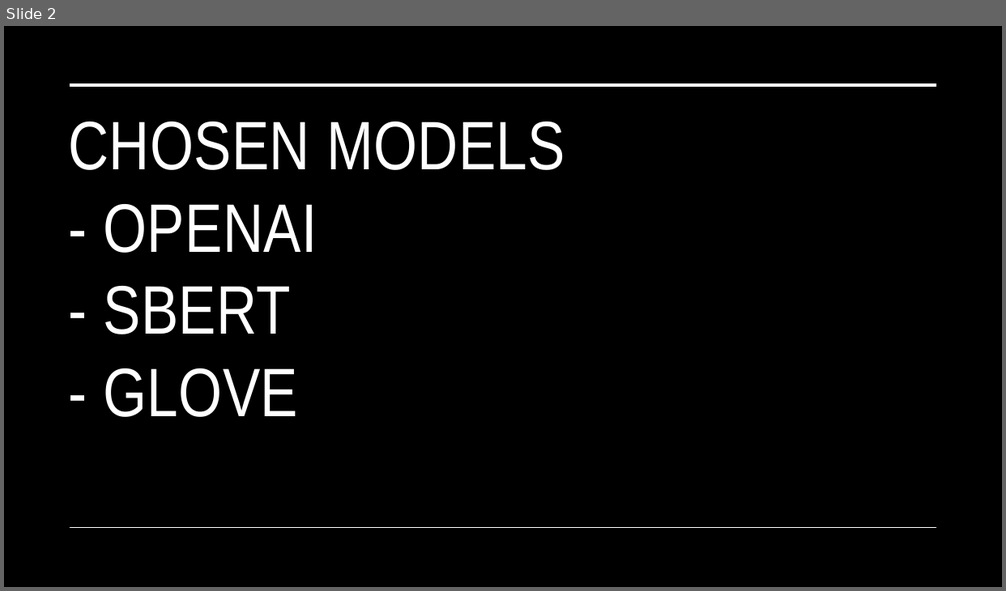
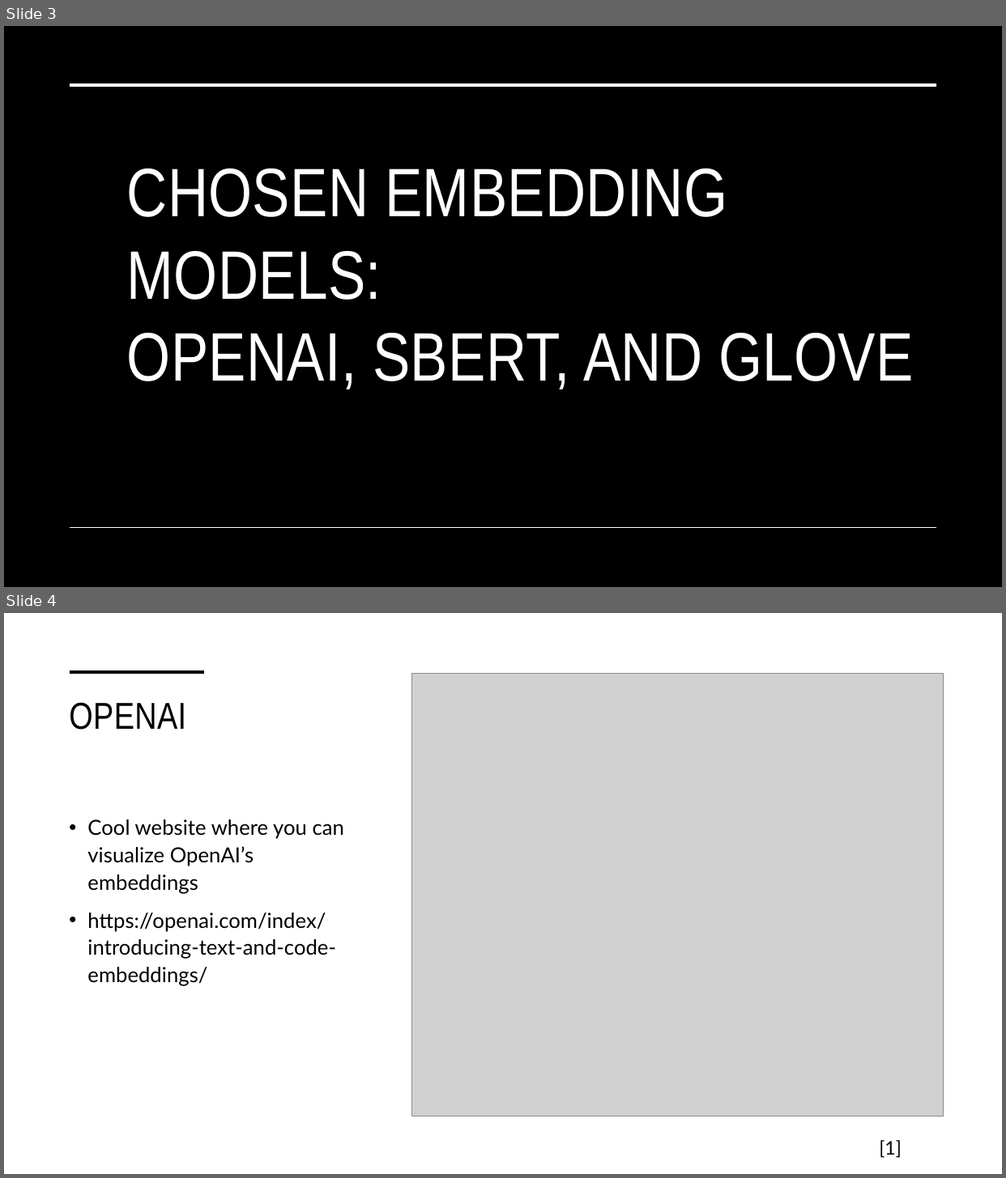
Before and after one commit to mollieeh/RAG, a slide deck: presentation_and_report/AP_RAG_presentation.pptx. Shown one above the other, each under a label of ours: slide 2 before the commit, slides 3 and 4 after it. The pictures are 1006x591 and 1006x1178 pixels, drawn with LibreOffice and Linux fonts; fonts in the diff are those of the drawing; grey boxes stand for pictures. Boxes give left, top, right and bottom in pixels: in the first picture for what was removed or moved away, otherwise in the second. Text is boxed around its words. In the diff, an @@ line names an element or a change of style, - is before the commit and + after.

```diff
--- a/presentation_and_report/AP_RAG_presentation.pptx
+++ b/presentation_and_report/AP_RAG_presentation.pptx
@@ slide 4 added at [4, 613, 1002, 1174], background #FFFFFF @@
@@ line added from (70, 672) to (204, 672), #000000 3.5 pt @@
@@ picture added at [412, 673, 944, 1117] @@
@@ title added at [69, 702, 186, 730], 36 pt, text #000000 @@
+OPENAI
@@ text added at [87, 820, 344, 986], 20 pt, text #000000 @@
+• Cool website where you can visualize OpenAI’s embeddings
+• https://openai.com/index/introducing-text-and-code-embeddings/
@@ text added at [879, 1140, 901, 1158], 18 pt, text #000000 @@
+[1]
@@ what was slide 2 is now slide 3 @@
@@ slide 3 changed as well @@
@@ title at [127, 169, 914, 390]: text changed @@
-CHOSEN MODELS
-- OPENAI
-- SBERT
-- GLOVE
+CHOSEN EMBEDDING MODELS:
+OPENAI, SBERT, AND GLOVE
```
Also in this commit, not shown: 2 other slides changed, 6 other slides added, 6 slides removed, 4 other files.
